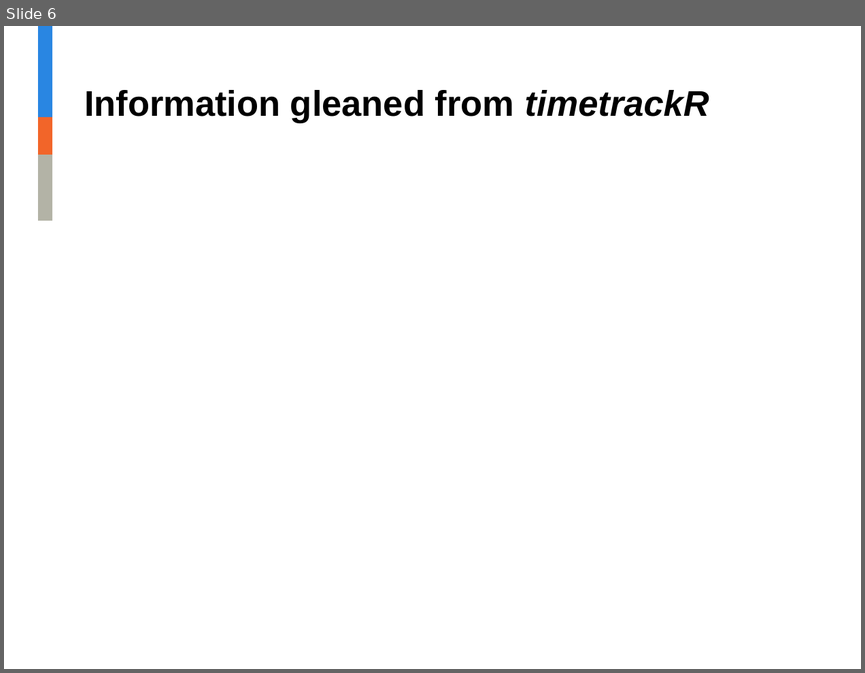
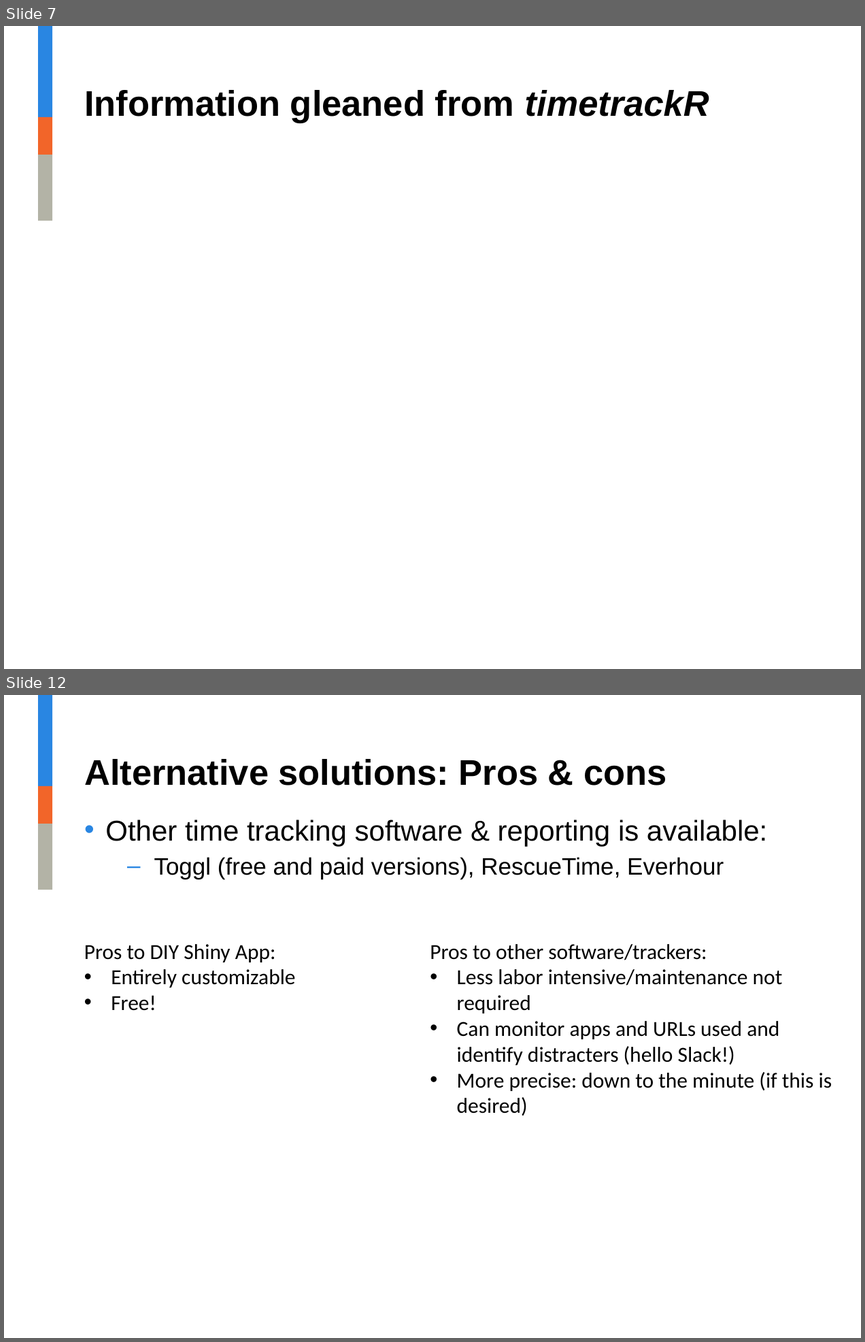
Before and after one commit to jalavery/timetrackR, a slide deck: Project management shiny app presentation.pptx. Shown one above the other, each under a label of ours: slide 6 before the commit, slides 7 and 12 after it; the slides between them are not shown. The pictures are 865x673 and 865x1342 pixels, drawn with LibreOffice and Linux fonts; fonts in the diff are those of the drawing; background and template pictures are left out. Boxes give left, top, right and bottom in pixels: in the first picture for what was removed or moved away, otherwise in the second. Text is boxed around its words. In the diff, an @@ line names an element or a change of style, - is before the commit and + after.

```diff
--- a/Project management shiny app presentation.pptx
+++ b/Project management shiny app presentation.pptx
@@ slide 12 added at (x1=4, y1=695, x2=861, y2=1338), background #FFFFFF; not listed: 3 template elements that a slide beside it also shows @@
@@ title added at (x1=84, y1=759, x2=666, y2=785), 30 pt, text #000000, bold @@
+Alternative solutions: Pros & cons
@@ text added at (x1=105, y1=819, x2=767, y2=879), 24 pt, text #000000 @@
+• Other time tracking software & reporting is available:
+  – Toggl (free and paid versions), RescueTime, Everhour
@@ text added at (x1=84, y1=944, x2=295, y2=1011), 18 pt, text #000000 @@
+Pros to DIY Shiny App:
+• Entirely customizable
+• Free!
@@ text added at (x1=430, y1=944, x2=832, y2=1115), 18 pt, text #000000 @@
+Pros to other software/trackers:
+• Less labor intensive/maintenance not required
+• Can monitor apps and URLs used and identify distracters (hello Slack!)
+• More precise: down to the minute (if this is desired)
@@ what was slide 6 is now slide 7 @@
```
Also in this commit, not shown: 7 slides changed, 3 other slides added, 1 other file.
